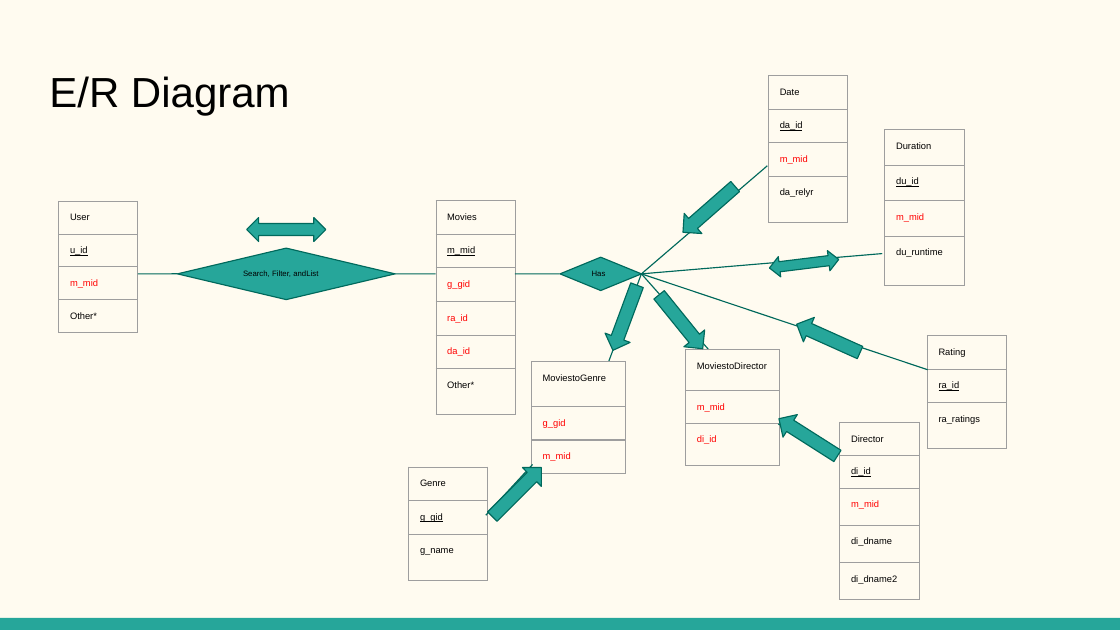
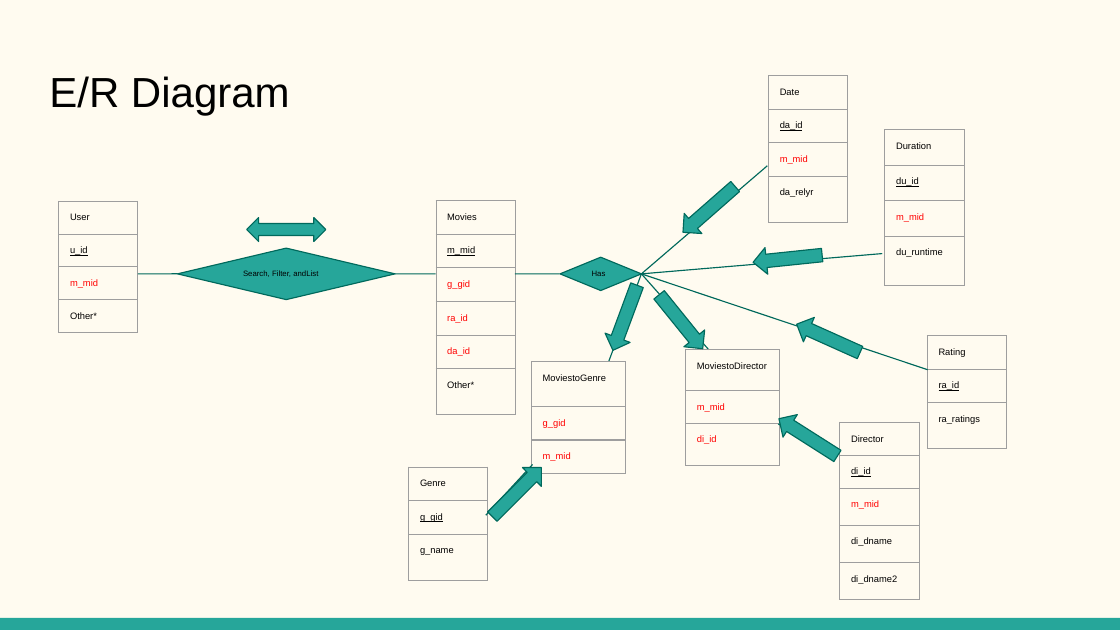
Before and after one commit to winstonlou/CSE111-Project, a slide deck: slide 4 of files&pdfs/CSE111_ProjectUpdated.pptx. Drawn at 1120x630 pixels with LibreOffice and Linux fonts; fonts in the diff are those of the drawing. Boxes give left, top, right and bottom in pixels: in the first picture for what was removed or moved away, otherwise in the second. Text is boxed around its words. In the diff, an @@ line names an element or a change of style, - is before the commit and + after.

```diff
--- a/files&pdfs/CSE111_ProjectUpdated.pptx
+++ b/files&pdfs/CSE111_ProjectUpdated.pptx
@@ table: place and size @@
-table at (768, 76, 848, 444)
+table at (768, 76, 848, 223)
@@ left arrow at (751, 242, 823, 276): left right arrow to left arrow; rotation 353 to 354 degrees @@
```
Also in this commit, not shown: 3 other slides changed, 1 slide added.
